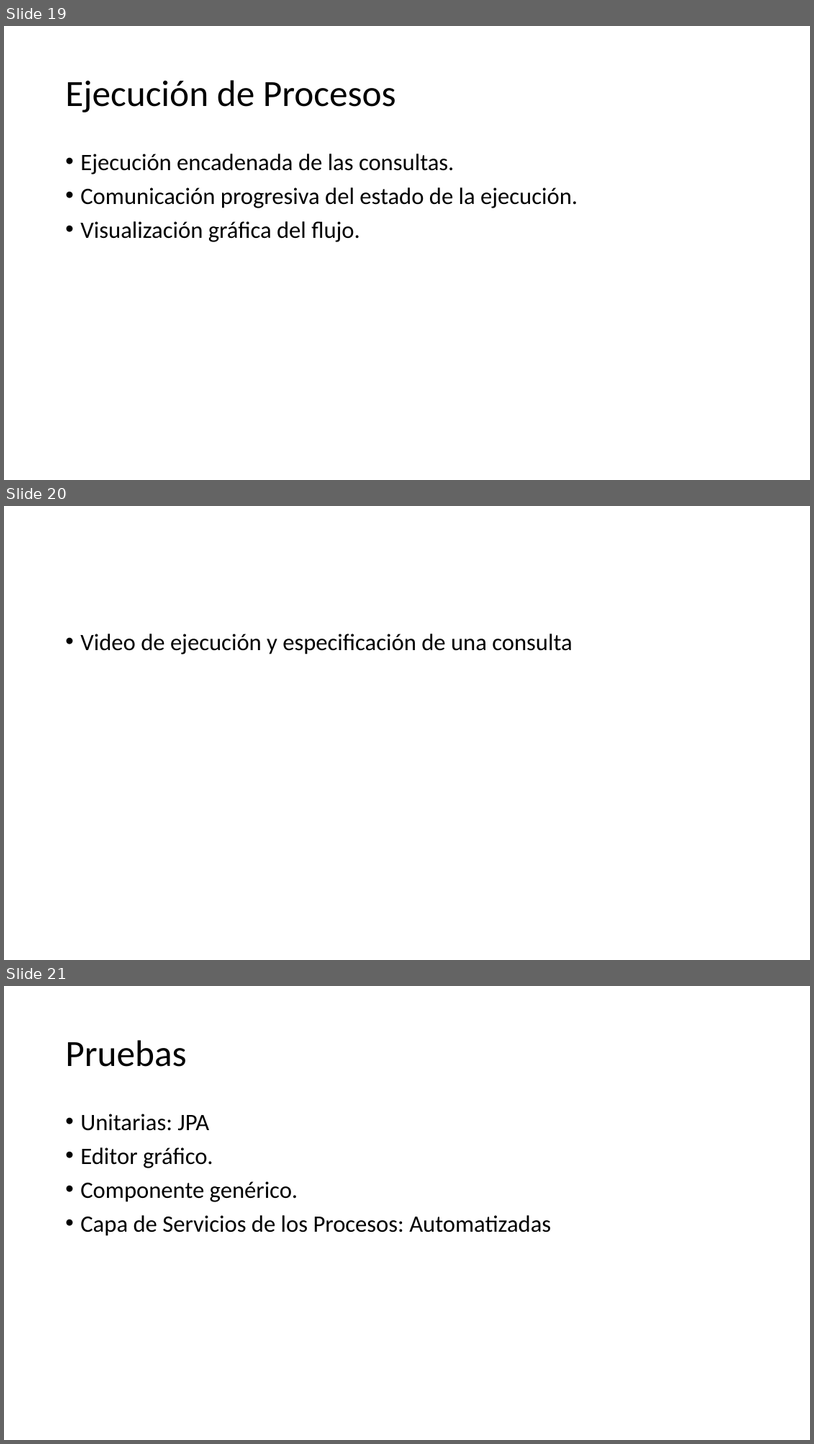
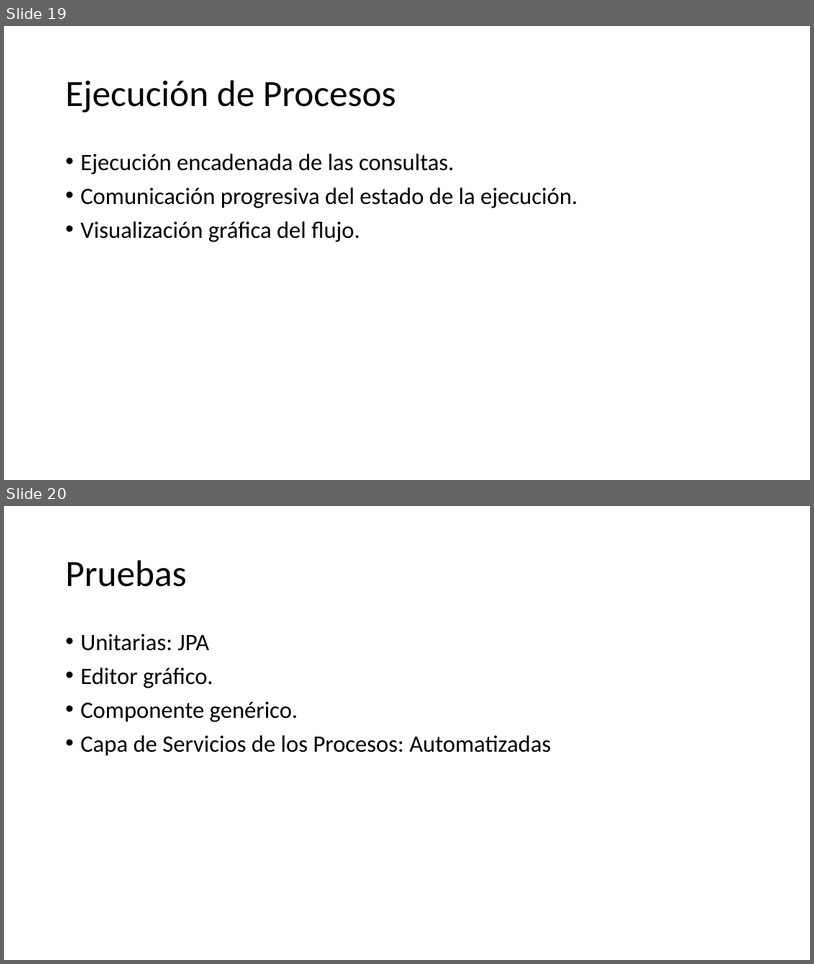
Before and after one commit to IgnacioAgueroSalcines/TFGProcessDocumentation, a slide deck: presentacion/Presentació1.pptx. Shown one above the other, each under a label of ours: slides 19, 20 and 21 before the commit, slides 19 and 20 after it. The pictures are 814x1444 and 814x964 pixels, drawn with LibreOffice and Linux fonts; fonts in the diff are those of the drawing. Boxes give left, top, right and bottom in pixels: in the first picture for what was removed or moved away, otherwise in the second. Text is boxed around its words. In the diff, an @@ line names an element or a change of style, - is before the commit and + after.

```diff
--- a/presentacion/Presentació1.pptx
+++ b/presentacion/Presentació1.pptx
@@ slide 20 removed at (4, 506, 810, 960), background #FFFFFF @@
@@ text removed at (80, 633, 572, 654) @@
-• Video de ejecución y especificación de una consulta
@@ what was slide 21 is now slide 20 @@
```
Also in this commit, not shown: 1 slide added, 1 other slide removed, 2 other files.
